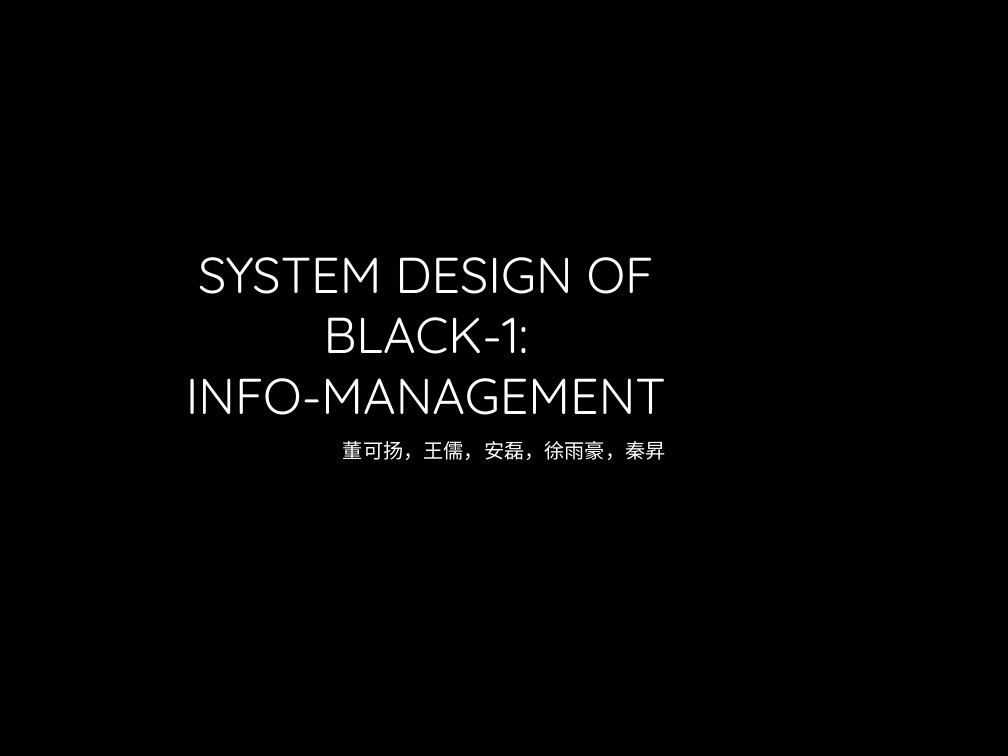
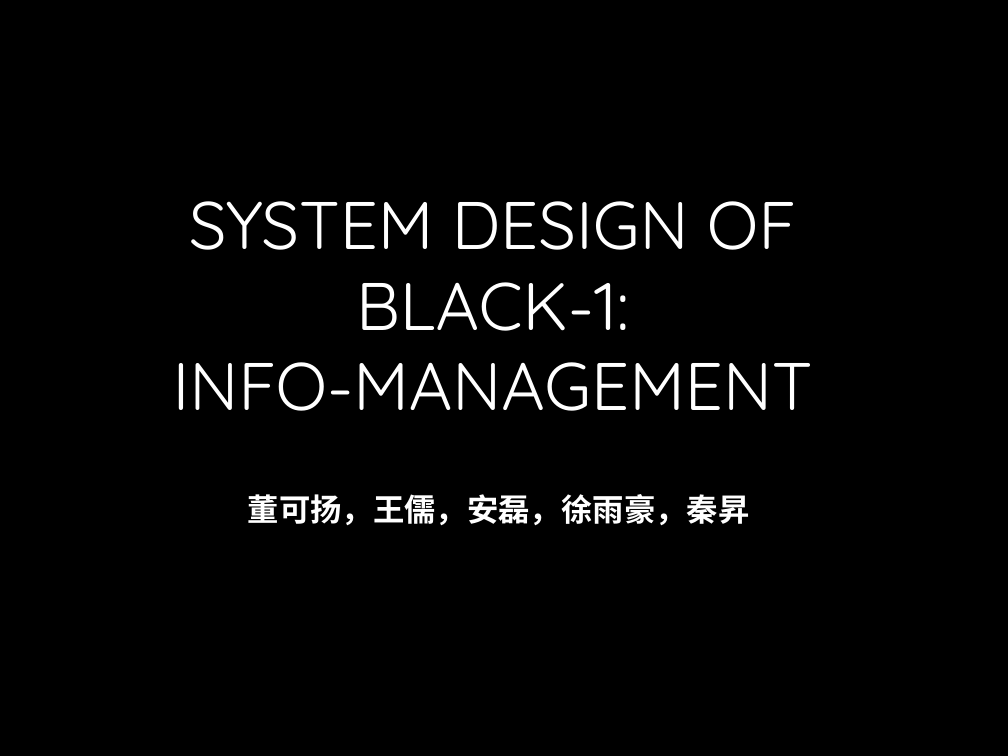
Before and after one commit to LL-SE-BLACK/IMS1, a slide deck: slide 1 of Presentation/SE-System-Design-Presentation.pptx. Drawn at 1008x756 pixels with LibreOffice and Linux fonts; fonts in the diff are those of the drawing; background and template pictures are left out. Boxes give left, top, right and bottom in pixels: in the first picture for what was removed or moved away, otherwise in the second. Text is boxed around its words. In the diff, an @@ line names an element or a change of style, - is before the commit and + after.

Commit message:
correct ppt font bug

```diff
--- a/Presentation/SE-System-Design-Presentation.pptx
+++ b/Presentation/SE-System-Design-Presentation.pptx
@@ title "SYSTEM DESIGN OF BLACK-1: INFO-MANAGEMENT" at (173,201,813,411): size 36 to 48 pt @@
@@ subtitle "董可扬，王儒，安磊，徐雨豪，秦昇": place and size @@
-subtitle "董可扬，王儒，安磊，徐雨豪，秦昇" at (343,441,666,460)
+subtitle "董可扬，王儒，安磊，徐雨豪，秦昇" at (248,494,750,525)
@@ subtitle "董可扬，王儒，安磊，徐雨豪，秦昇" at (248,494,750,525): size 18 to 28 pt, font Quicksand to Noto Sans CJK SC, bold on; more space between paragraphs @@
```
